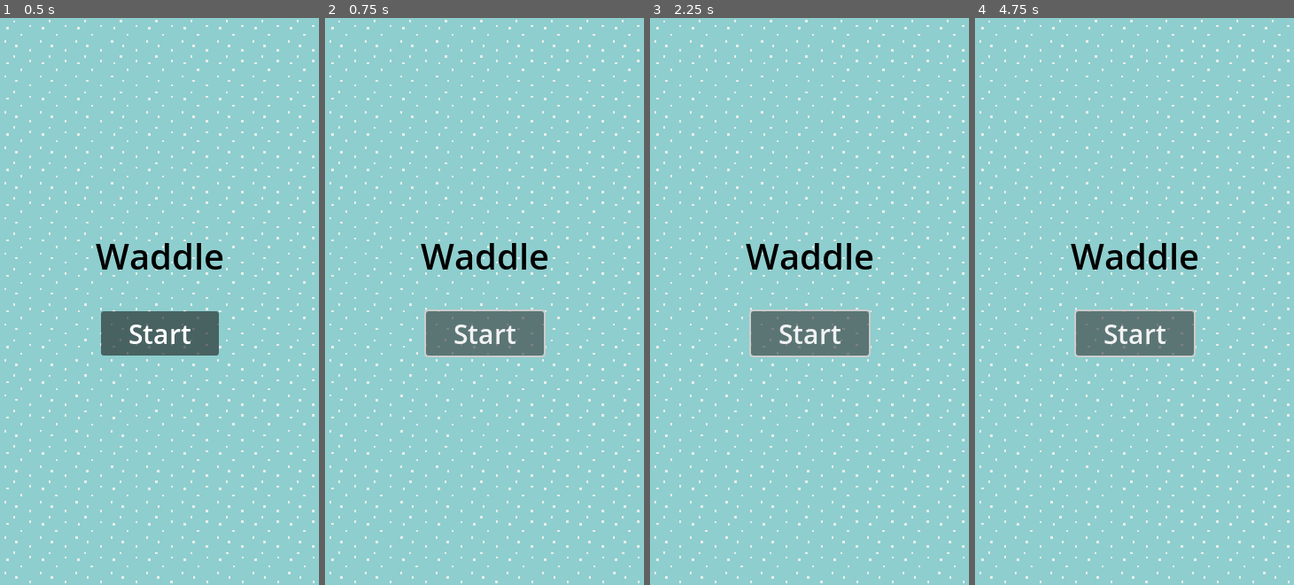
Above: before the commit, frames 1-4 (left to right).
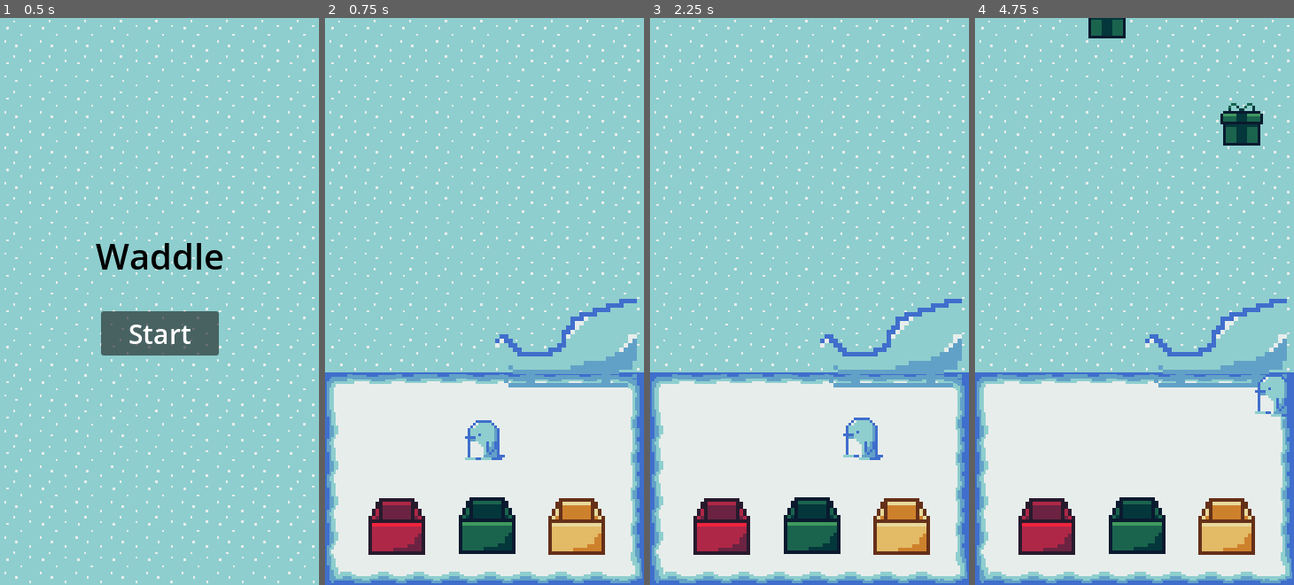
Above: after the commit, the same moments.

Repository: emilykrohn/Waddle
Game: Godot game, scene res://Scenes/title_screen.tscn
Same seed, same stepped clock (60 frames per second), same inputs: the game is played once before the commit and once after it.
Inputs (mouse positions are in pixels of both pictures, inside the frame that each line leads up to):
- Up to frame 1 (0.5 s): no input
- Up to frame 2 (0.75 s): click "Start" at 0.5 s
- Up to frame 3 (2.25 s): click (809, 335) at 1.25 s, where only the run before the commit has a clickable "Start"; tap Enter at 2 s; hold D (right) from 2.03 s (still down)
- Up to frame 4 (4.75 s): tap Space (ui_select) at 2.27, 3.02, 4.52 s; release D (right) at 2.78 s; hold S (down) 2.78-3.53 s; hold D (right) 3.53-4.28 s; hold W (up) from 4.28 s (still down)

Frame 1 is identical in both runs. In frame 2, 40% of the frame differs, in the area x 0-100%, y 39-100%; in frame 3, 40%; in frame 4, 41%, in the area x 0-100%, y 0-100%.

Commit message:
Title screen button moves to main scene

Diff:
--- a/Scenes/title_screen.tscn
+++ b/Scenes/title_screen.tscn
@@ -1,6 +1,7 @@
-[gd_scene load_steps=4 format=3 uid="uid://d0nophbuddjgi"]
+[gd_scene load_steps=5 format=3 uid="uid://d0nophbuddjgi"]
 
 [ext_resource type="Texture2D" uid="uid://dobi8qq8uc3d4" path="res://Art/Background/Sky.png" id="1_5s7tn"]
+[ext_resource type="Script" path="res://Scripts/TitleScreen.gd" id="2_i1bvq"]
 
 [sub_resource type="TileSetAtlasSource" id="TileSetAtlasSource_ap8h0"]
 texture = ExtResource("1_5s7tn")
@@ -17,13 +18,14 @@
 format = 2
 layer_0/tile_data = PackedInt32Array(0, 0, 0, 65536, 0, 0, 131072, 0, 0, 196608, 0, 0, 262144, 0, 0, 327680, 0, 0, 3932 …(1879 unchanged characters)…
 
-[node name="Control" type="Control" parent="."]
+[node name="TitleScreen" type="Control" parent="."]
 layout_mode = 3
 anchors_preset = 0
 offset_right = 361.0
 offset_bottom = 641.0
+script = ExtResource("2_i1bvq")
 
-[node name="Label" type="Label" parent="Control"]
+[node name="Label" type="Label" parent="TitleScreen"]
 layout_mode = 1
 anchors_preset = 8
 anchor_left = 0.5
@@ -40,7 +42,7 @@
 theme_override_font_sizes/font_size = 40
 text = "Waddle"
 
-[node name="Button" type="Button" parent="Control"]
+[node name="Button" type="Button" parent="TitleScreen"]
 layout_mode = 1
 anchors_preset = 8
 anchor_left = 0.5
@@ -57,3 +59,5 @@
 theme_override_colors/icon_normal_color = Color(0, 0, 0, 1)
 theme_override_font_sizes/font_size = 30
 text = "Start"
+
+[connection signal="pressed" from="TitleScreen/Button" to="TitleScreen" method="_on_button_pressed"]
--- /dev/null
+++ b/Scripts/TitleScreen.gd
@@ -0,0 +1,4 @@
+extends Control
+
+func _on_button_pressed():
+	get_tree().change_scene_to_file("res://Scenes/main.tscn")
